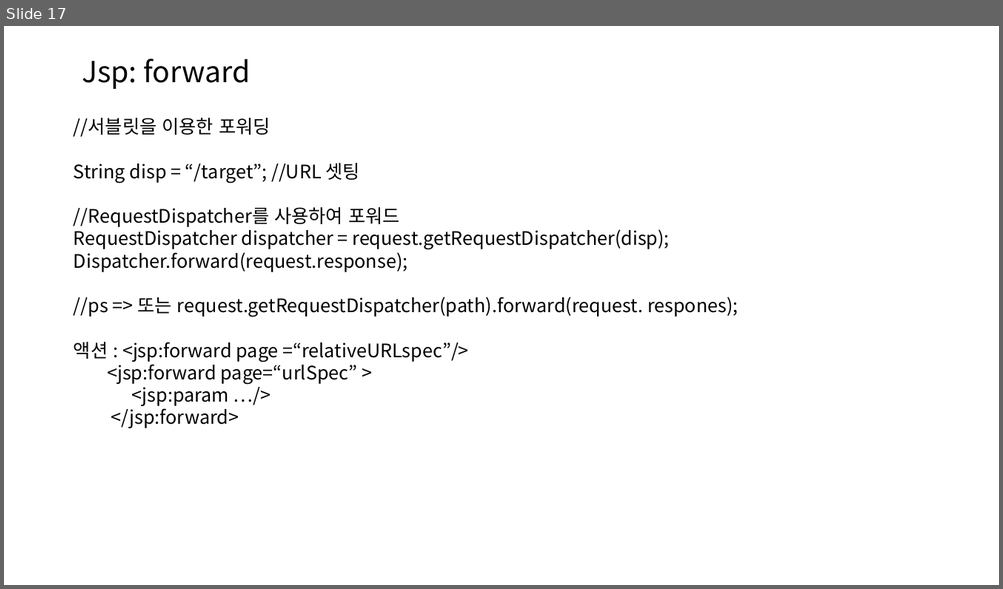
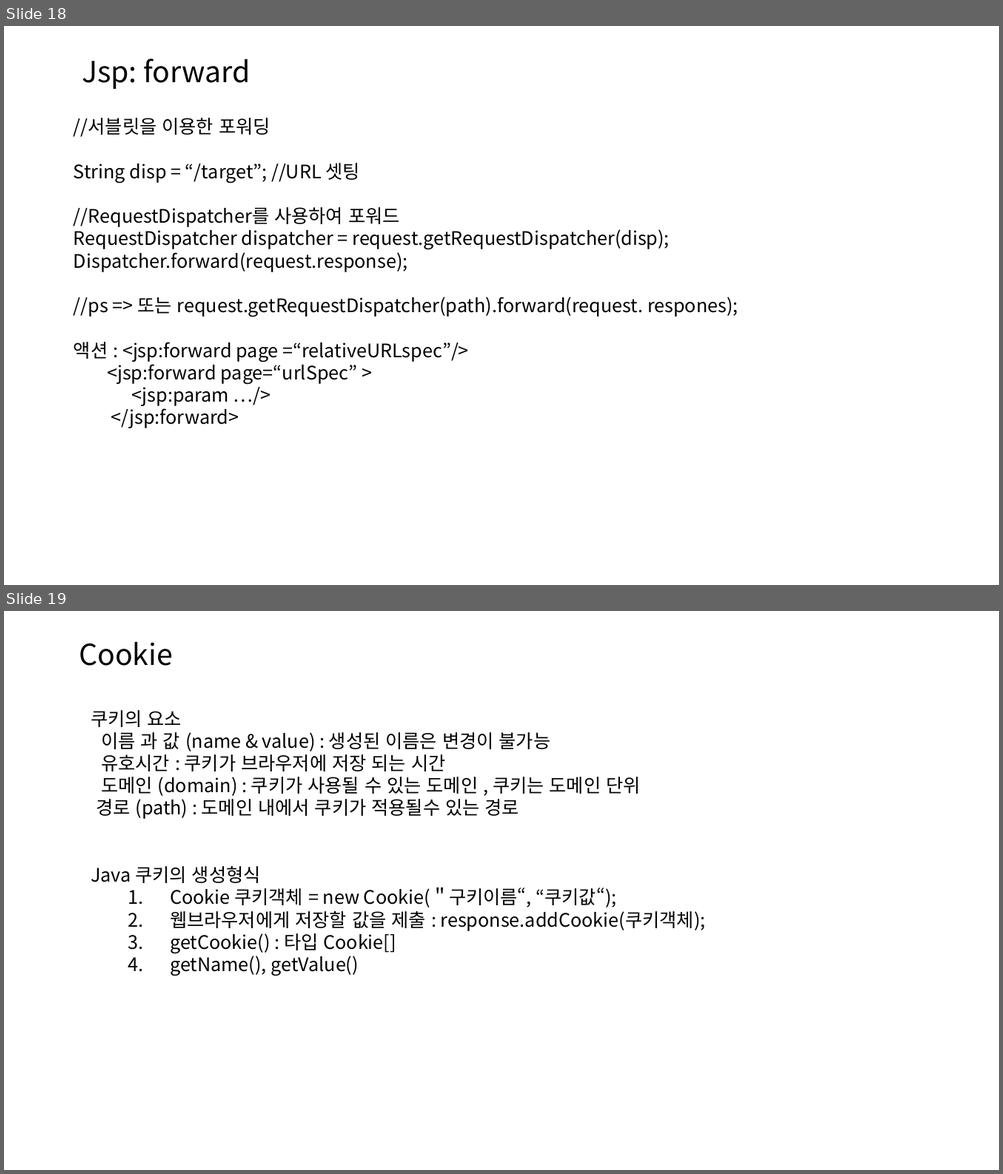
Before and after one commit to ChaeKyungChul/Document.File, a slide deck: 문서/자바/2024-03-06 java.pptx. Shown one above the other, each under a label of ours: slide 17 before the commit, slides 18 and 19 after it. The pictures are 1003x589 and 1003x1174 pixels, drawn with LibreOffice and Linux fonts; fonts in the diff are those of the drawing. Boxes give left, top, right and bottom in pixels: in the first picture for what was removed or moved away, otherwise in the second. Text is boxed around its words. In the diff, an @@ line names an element or a change of style, - is before the commit and + after.

```diff
--- a/문서/자바/2024-03-06 java.pptx
+++ b/문서/자바/2024-03-06 java.pptx
@@ slide 19 added at bbox=[4, 611, 999, 1170], background #FFFFFF @@
@@ text added at bbox=[79, 641, 172, 666], 28 pt, text #000000 @@
+Cookie
@@ text added at bbox=[91, 710, 706, 976], 18 pt, text #000000 @@
+쿠키의 요소
+이름 과 값 (name & value) : 생성된 이름은 변경이 불가능
+유호시간 : 쿠키가 브라우저에 저장 되는 시간
+도메인 (domain) : 쿠키가 사용될 수 있는 도메인 , 쿠키는 도메인 단위
+경로 (path) : 도메인 내에서 쿠키가 적용될수 있는 경로
+Java 쿠키의 생성형식
+  1. Cookie 쿠키객체 = new Cookie(＂구키이름“, “쿠키값“);
+  2. 웹브라우저에게 저장할 값을 제출 : response.addCookie(쿠키객체);
+  3. getCookie() : 타입 Cookie[]
+  4. getName(), getValue()
@@ what was slide 17 is now slide 18 @@
```
Also in this commit, not shown: 11 other slides added, 2 slides removed, 20 other files.
